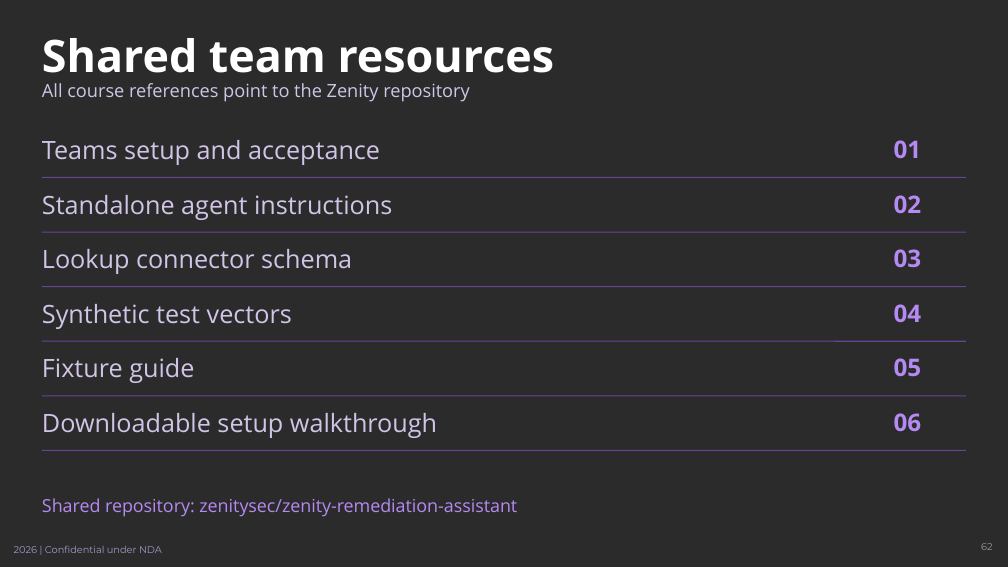
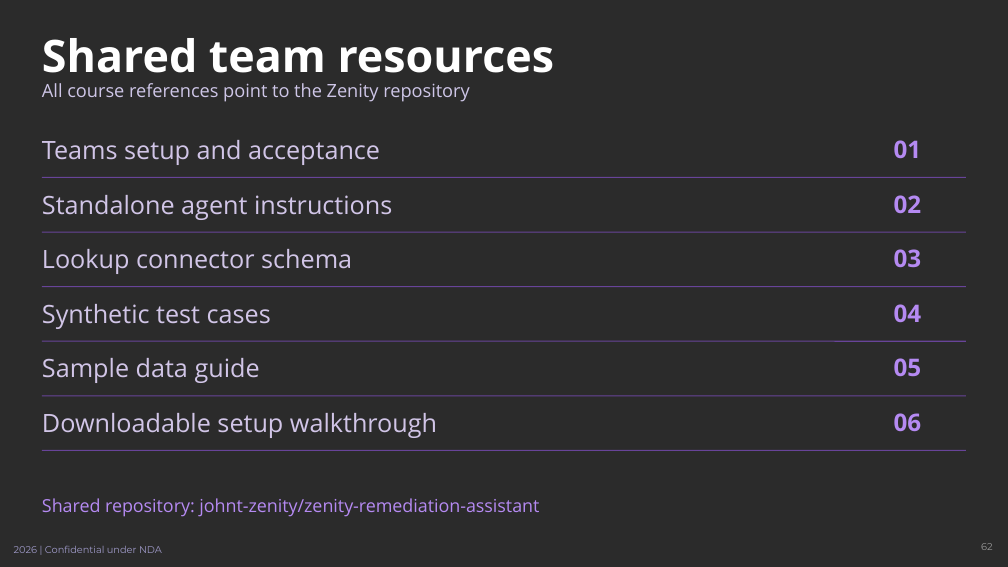
Before and after one commit to johnt-zenity/zenity-remediation-assistant, a slide deck: slide 62 of docs/training/zenity-teams-training.pptx. Drawn at 1008x567 pixels with LibreOffice and Linux fonts; fonts in the diff are those of the drawing; background and template pictures are left out; a plain dark background stands for a picture behind light text. Boxes give left, top, right and bottom in pixels: in the first picture for what was removed or moved away, otherwise in the second. Text is boxed around its words. In the diff, an @@ line names an element or a change of style, - is before the commit and + after.

```diff
--- a/docs/training/zenity-teams-training.pptx
+++ b/docs/training/zenity-teams-training.pptx
@@ text at <box>42,304,271,329</box>: text changed @@
-Synthetic test vectors
+Synthetic test cases
@@ text at <box>42,358,260,383</box>: text changed @@
-Fixture guide
+Sample data guide
@@ text at <box>42,498,539,517</box>: text changed @@
-Shared repository: zenitysec/zenity-remediation-assistant
+Shared repository: johnt-zenity/zenity-remediation-assistant
```
Also in this commit, not shown: 31 other slides changed, 6 other files.
